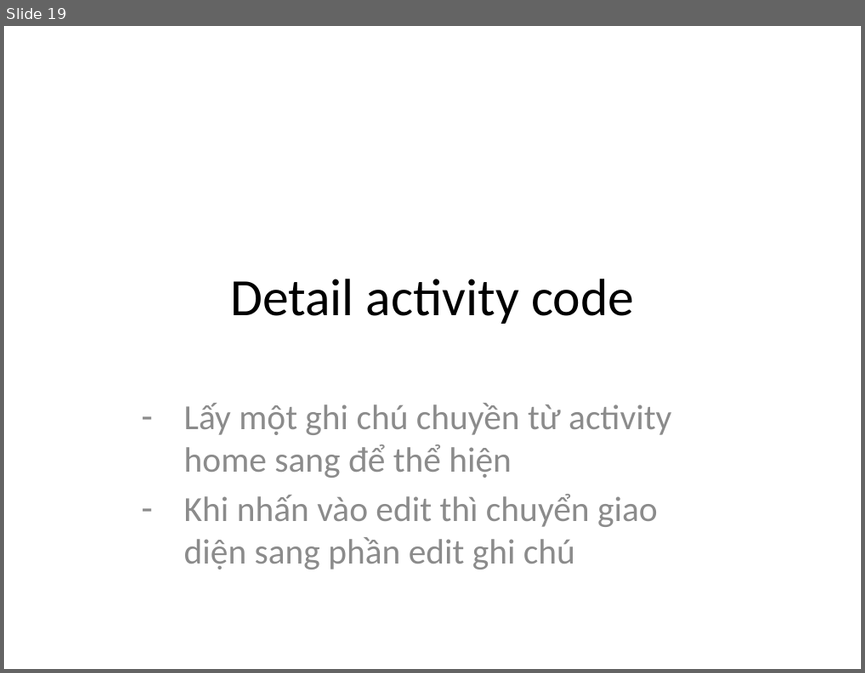
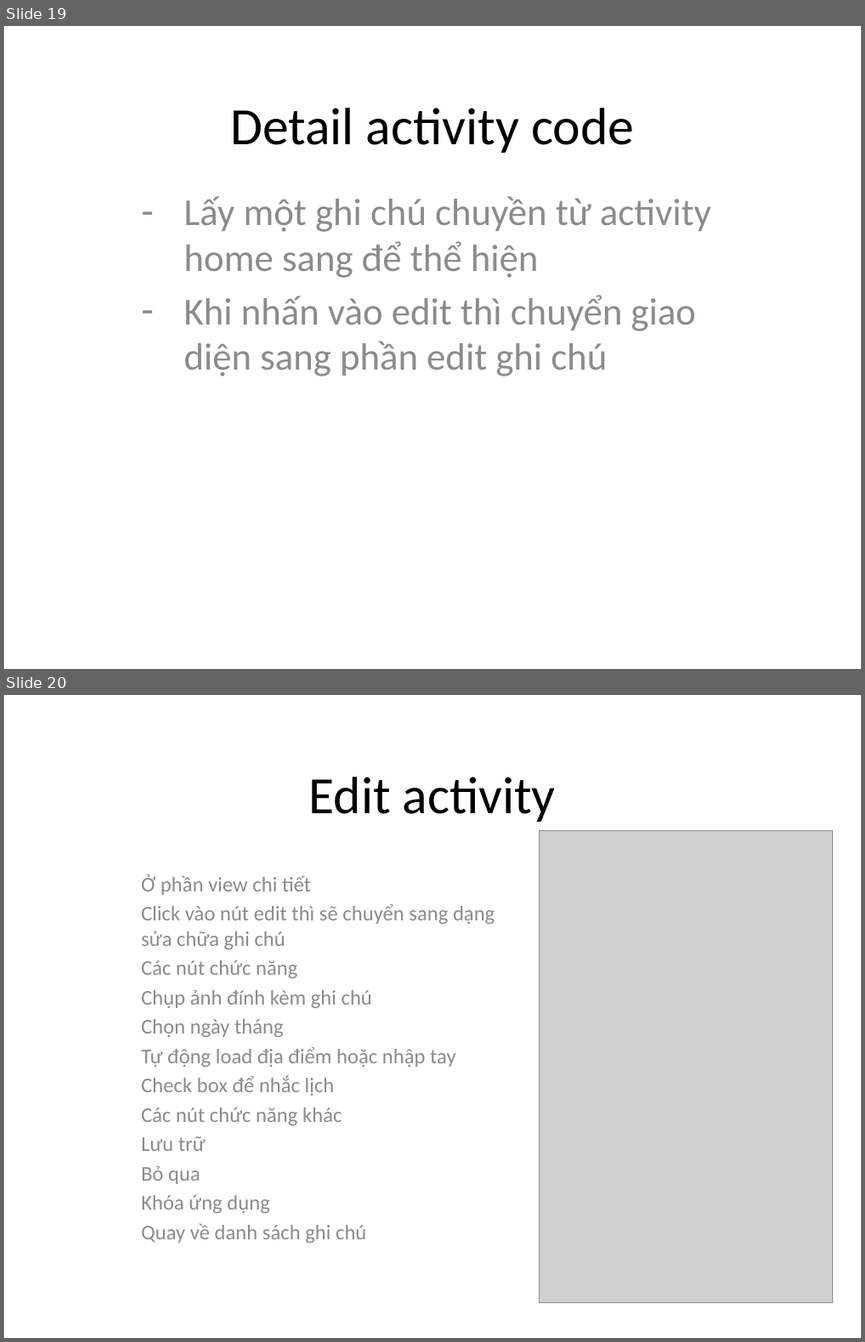
Before and after one commit to phamtuanchip/android, a slide deck: Mon Ky thuat lap trinh.pptx. Shown one above the other, each under a label of ours: slide 19 before the commit, slides 19 and 20 after it. The pictures are 865x673 and 865x1342 pixels, drawn with LibreOffice and Linux fonts; fonts in the diff are those of the drawing; grey boxes stand for pictures. Boxes give left, top, right and bottom in pixels: in the first picture for what was removed or moved away, otherwise in the second. Text is boxed around its words. In the diff, an @@ line names an element or a change of style, - is before the commit and + after.

```diff
--- a/Mon Ky thuat lap trinh.pptx
+++ b/Mon Ky thuat lap trinh.pptx
@@ slide 20 added at <box>4,695,861,1338</box>, background #FFFFFF @@
@@ title added at <box>309,777,556,822</box>, 44 pt, text #000000 @@
+Edit activity
@@ picture added at <box>540,830,833,1303</box> @@
@@ subtitle added at <box>141,874,494,1213</box>, 17.6 pt, text #8C8C8C @@
+Ở phần view chi tiết
+Click vào nút edit thì sẽ chuyển sang dạng sửa chữa ghi chú
+Các nút chức năng
+Chụp ảnh đính kèm ghi chú
+Chọn ngày tháng
+Tự động load địa điểm hoặc nhập tay
+Check box để nhắc lịch
+Các nút chức năng khác
+Lưu trữ
+Bỏ qua
+Khóa ứng dụng
+Quay về danh sách ghi chú
@@ slide 19 changed as well @@
@@ title "Detail activity code": place and size @@
-title "Detail activity code" at <box>230,278,634,324</box>
+title "Detail activity code" at <box>230,108,634,153</box>
@@ subtitle "Lấy một ghi chú chuyền ...": place and size @@
-subtitle "Lấy một ghi chú chuyền ..." at <box>184,403,671,569</box>
+subtitle "Lấy một ghi chú chuyền ..." at <box>184,196,711,376</box>
@@ subtitle "Lấy một ghi chú chuyền ..." at <box>184,196,711,376</box>: size 29.6 to 32 pt @@
```
Also in this commit, not shown: 16 other slides changed, 6 other slides added, 10 slides removed, 1 other file.
